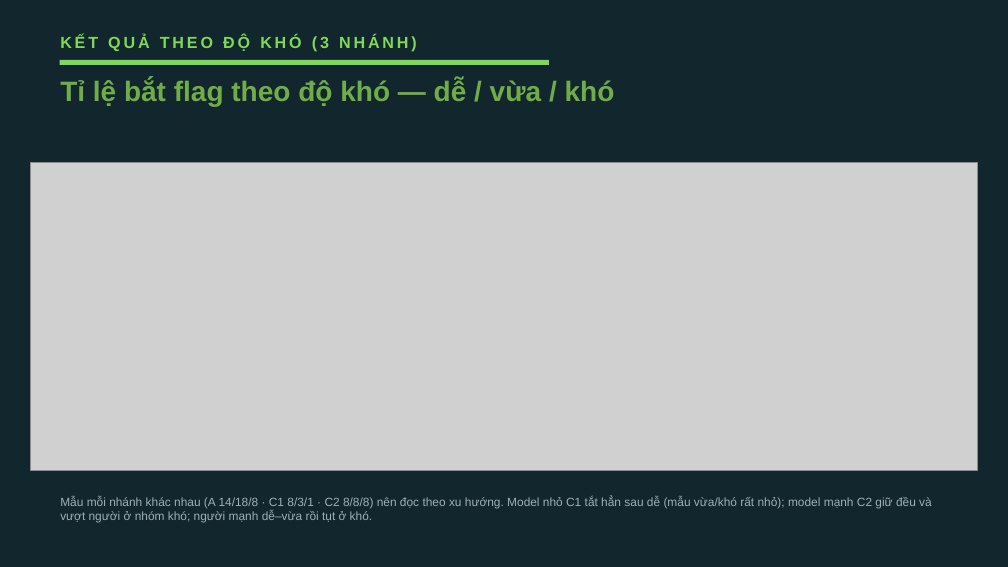
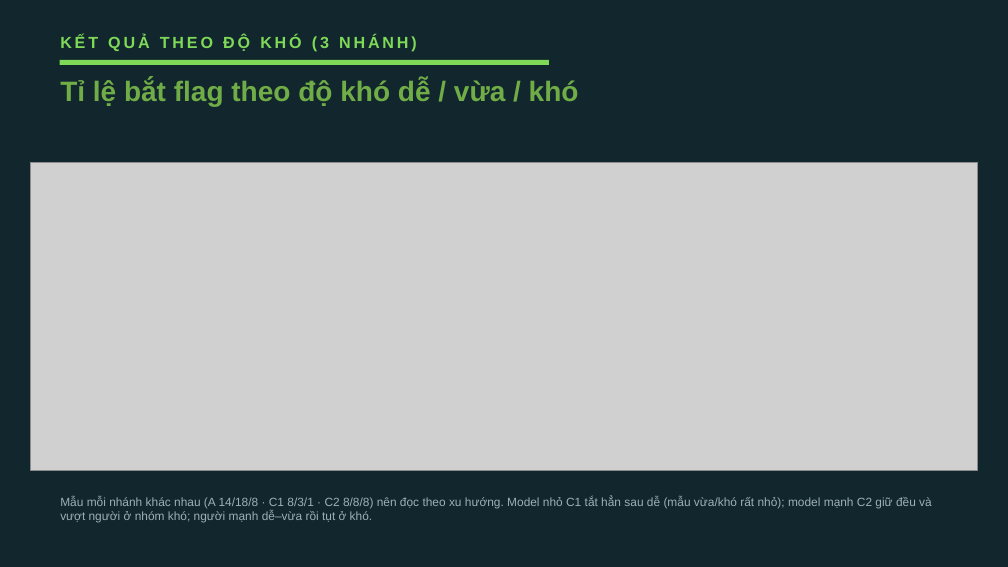
Before and after one commit to VuNguyenBinh/KLTN-FA26, a slide deck: slide 20 of Slide/KTLN_slide.pptx (slide 23 before the commit). Drawn at 1008x567 pixels with LibreOffice and Linux fonts; fonts in the diff are those of the drawing; grey boxes stand for pictures. Boxes give left, top, right and bottom in pixels: in the first picture for what was removed or moved away, otherwise in the second. Text is boxed around its words. In the diff, an @@ line names an element or a change of style, - is before the commit and + after.

```diff
--- a/Slide/KTLN_slide.pptx
+++ b/Slide/KTLN_slide.pptx
@@ text at (x1=60, y1=79, x2=579, y2=106): text changed @@
-Tỉ lệ bắt flag theo độ khó — dễ / vừa / khó
+Tỉ lệ bắt flag theo độ khó dễ / vừa / khó
```
Also in this commit, not shown: 1 other file.
